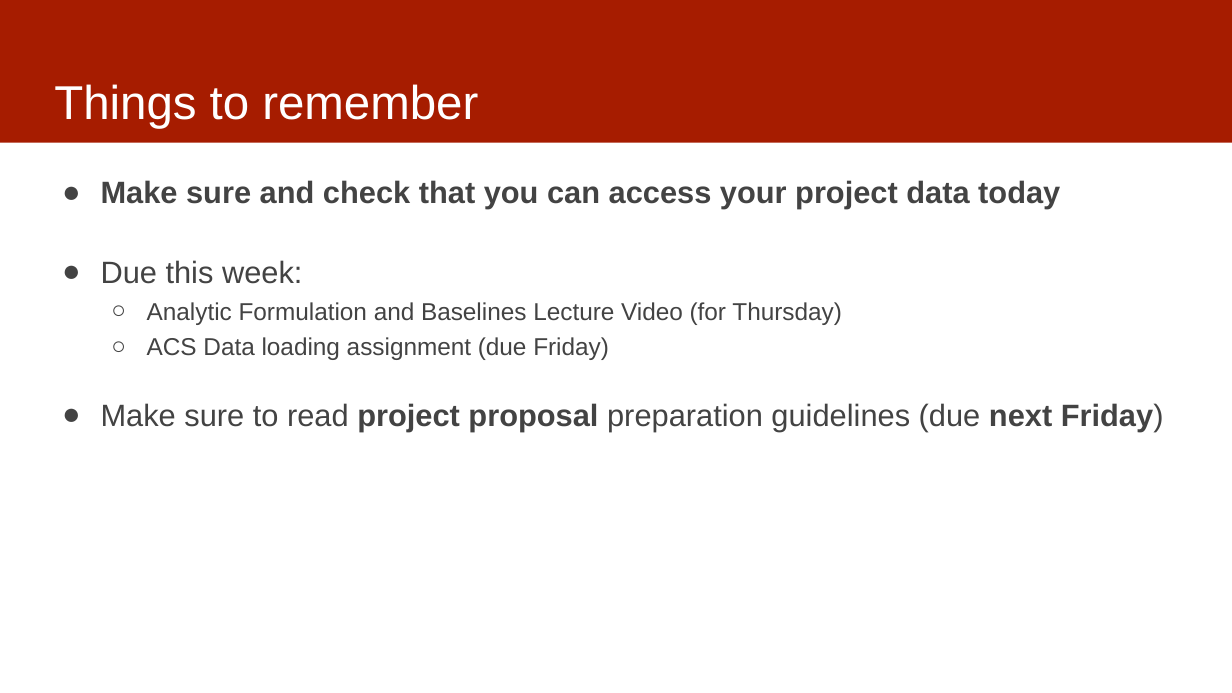
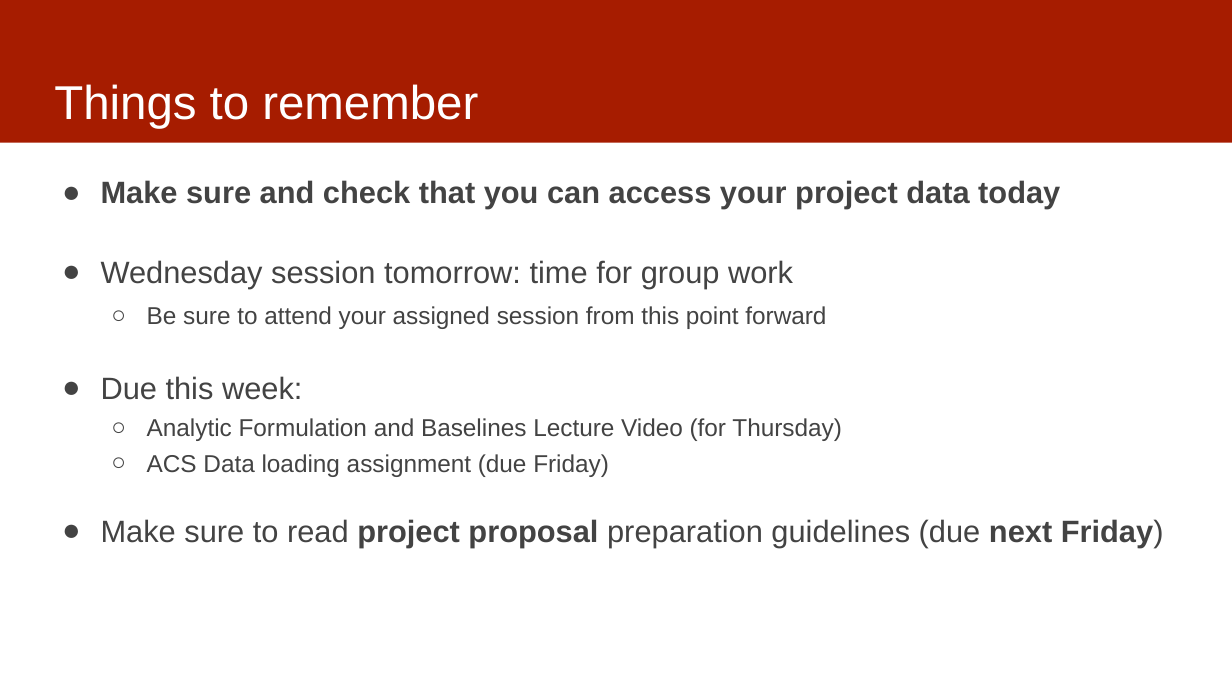
Before and after one commit to dssg/mlforpublicpolicylab, a slide deck: slide 13 of 03 - Data Exploration, Analytical Formulation, and Baselines/data-exploration.pptx (slide 12 before the commit). Drawn at 1232x693 pixels with LibreOffice and Linux fonts; fonts in the diff are those of the drawing. Boxes give left, top, right and bottom in pixels: in the first picture for what was removed or moved away, otherwise in the second. Text is boxed around its words. In the diff, an @@ line names an element or a change of style, - is before the commit and + after.

```diff
--- a/03 - Data Exploration, Analytical Formulation, and Baselines/data-exploration.pptx
+++ b/03 - Data Exploration, Analytical Formulation, and Baselines/data-exploration.pptx
@@ text at [101,260,826,329]: paragraphs added @@
+● Wednesday session tomorrow: time for group work
+  ○ Be sure to attend your assigned session from this point forward
```
Also in this commit, not shown: 1 other slide changed, 2 slides added.
